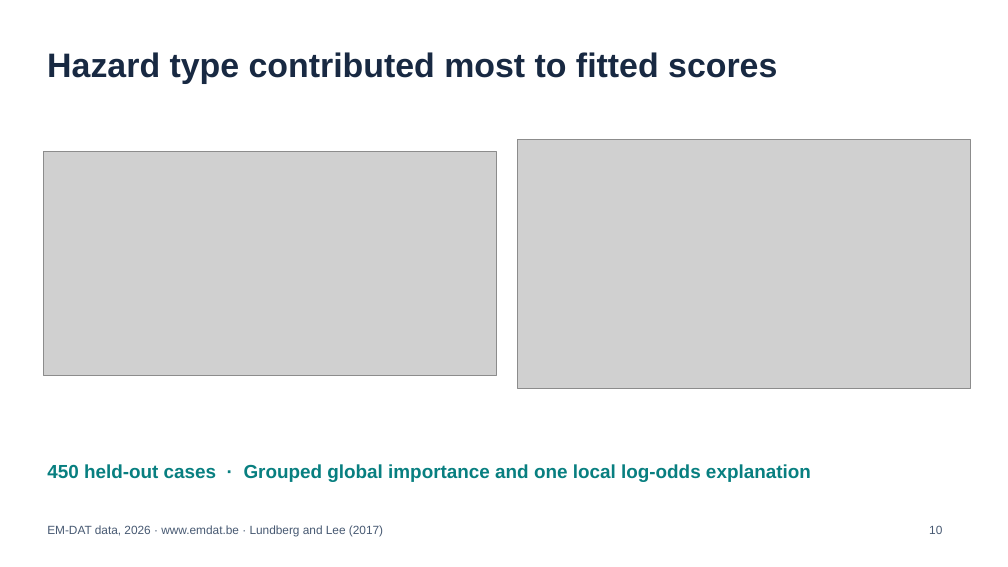
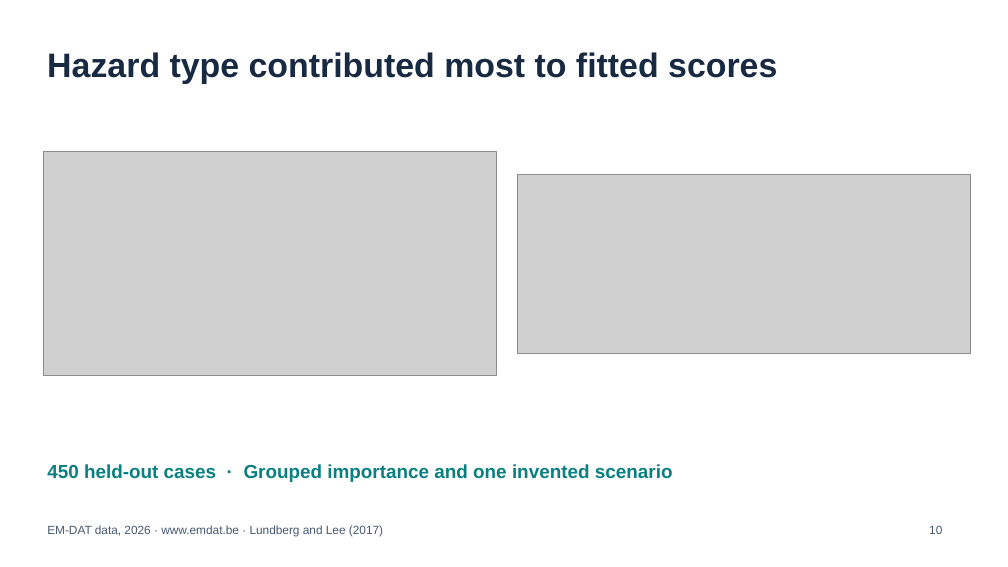
Before and after one commit to SamarthRamesha/when-nature-strikes, a slide deck: slide 10 of submission/final_presentation.pptx. Drawn at 1008x567 pixels with LibreOffice and Linux fonts; fonts in the diff are those of the drawing; grey boxes stand for pictures. Boxes give left, top, right and bottom in pixels: in the first picture for what was removed or moved away, otherwise in the second. Text is boxed around its words. In the diff, an @@ line names an element or a change of style, - is before the commit and + after.

```diff
--- a/submission/final_presentation.pptx
+++ b/submission/final_presentation.pptx
@@ picture: place and size @@
-picture at (517, 139, 970, 389)
+picture at (517, 175, 970, 353)
@@ text at (47, 464, 673, 482): text changed @@
-450 held-out cases · Grouped global importance and one local log-odds explanation
+450 held-out cases · Grouped importance and one invented scenario
```
Also in this commit, not shown: 6 other slides changed, 2 slides added, 52 other files.
